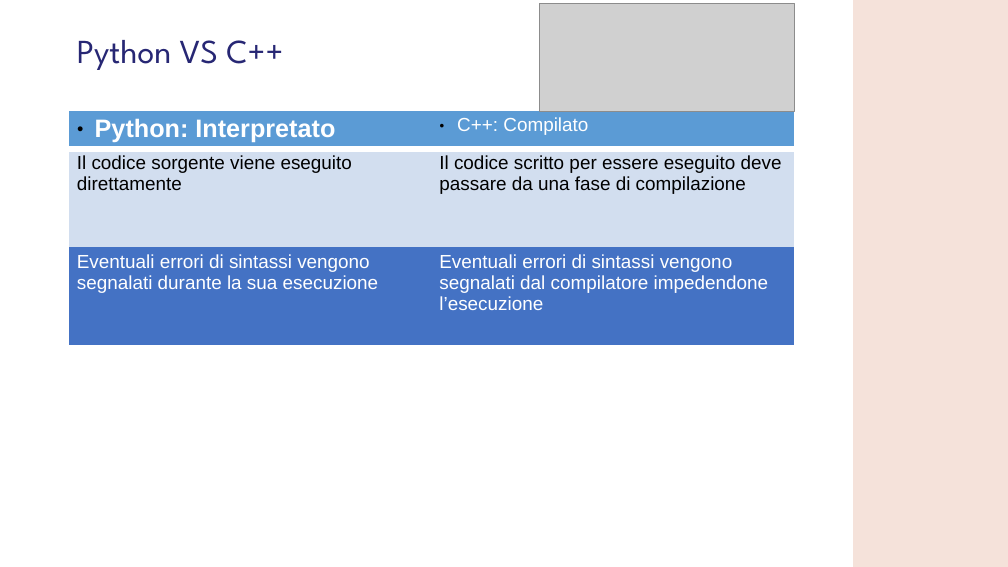
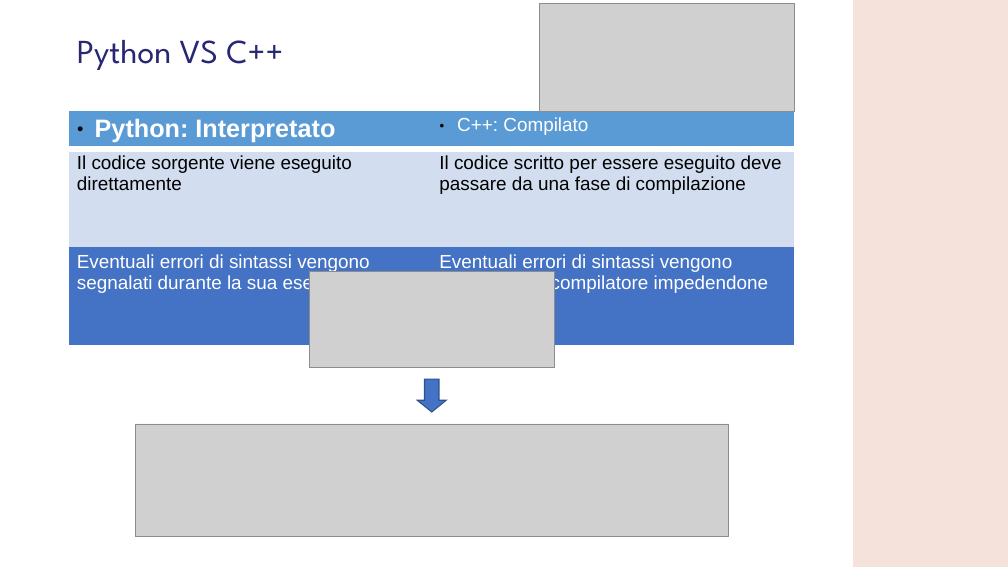
Before and after one commit to GMATZEU42/WS, a slide deck: slide 7 of WS01/WS_1.odp. Drawn at 1008x567 pixels with LibreOffice and Linux fonts; fonts in the diff are those of the drawing; grey boxes stand for pictures; background and template pictures are left out. Boxes give left, top, right and bottom in pixels: in the first picture for what was removed or moved away, otherwise in the second. Text is boxed around its words. In the diff, an @@ line names an element or a change of style, - is before the commit and + after.

```diff
--- a/WS01/WS_1.odp
+++ b/WS01/WS_1.odp
@@ picture added at (309,272,554,368) @@
@@ freeform shape added at (417,379,446,412), fill #4472C4, outline #2F528F 0.99 pt @@
@@ picture added at (135,424,728,537) @@
```
Also in this commit, not shown: 2 other slides changed, 3 slides added, 8 other files.
